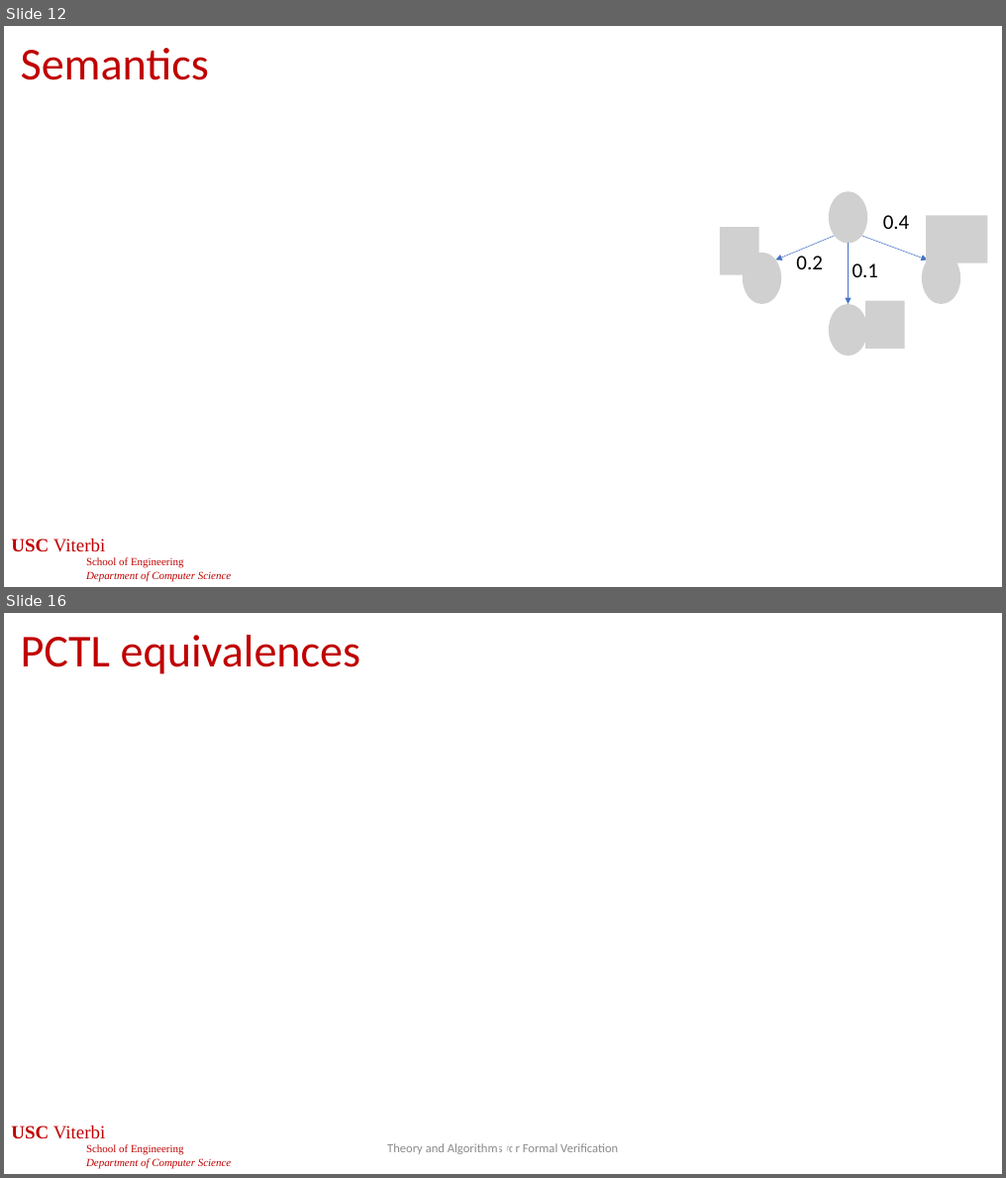
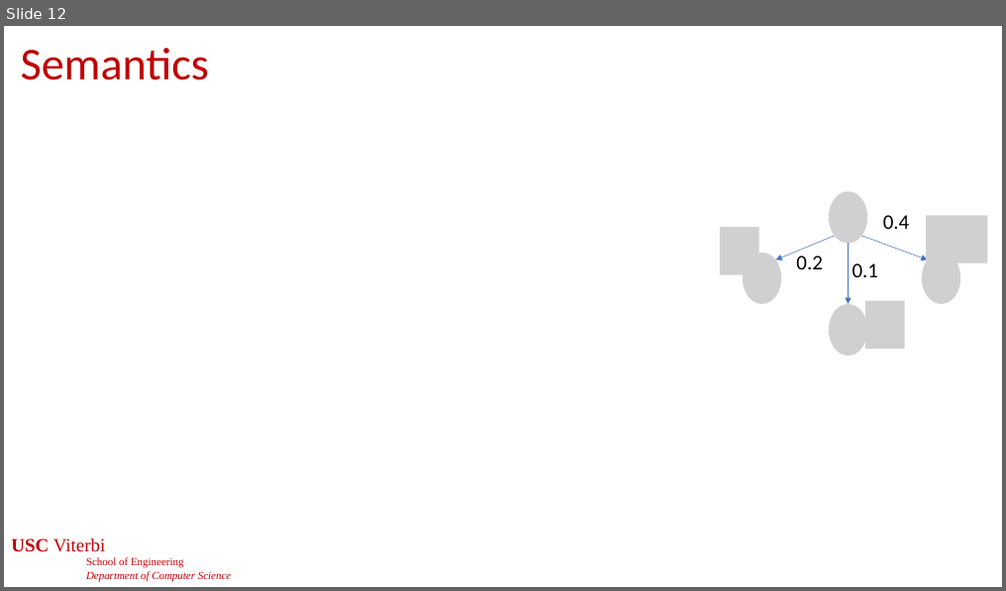
Before and after one commit to jdeshmukh/jdeshmukh.github.io, a slide deck: teaching/cs513-autocps-fall-2024/slides/ProbabilisticModels.pptx. Shown one above the other, each under a label of ours: slides 12 and 16 before the commit, slide 12 after it; the slides between them are not shown. The pictures are 1006x1178 and 1006x591 pixels, drawn with LibreOffice and Linux fonts; fonts in the diff are those of the drawing; grey boxes stand for pictures; background and template pictures are left out. Boxes give left, top, right and bottom in pixels: in the first picture for what was removed or moved away, otherwise in the second. Text is boxed around its words. In the diff, an @@ line names an element or a change of style, - is before the commit and + after.

```diff
--- a/teaching/cs513-autocps-fall-2024/slides/ProbabilisticModels.pptx
+++ b/teaching/cs513-autocps-fall-2024/slides/ProbabilisticModels.pptx
@@ slide 16 removed at box(4, 613, 1002, 1174), background #FFFFFF; not listed: 1 template element that a slide beside it also shows @@
@@ title removed at box(21, 635, 361, 674) @@
-PCTL equivalences
@@ text removed at box(387, 1144, 618, 1155) @@
-Theory and Algorithms for Formal Verification
@@ page number removed at box(491, 1147, 517, 1153) @@
-16
```
Also in this commit, not shown: 1 slide changed, 22 other slides removed, 1 other file.
